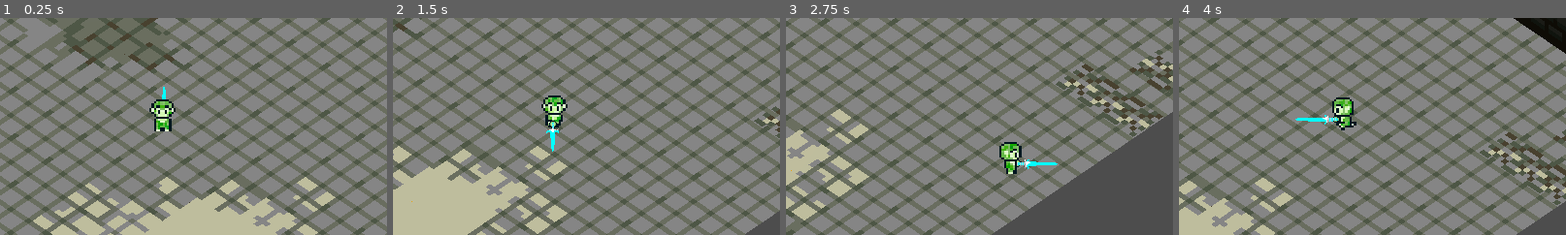
Above: before the commit, frames 1-4 (left to right).
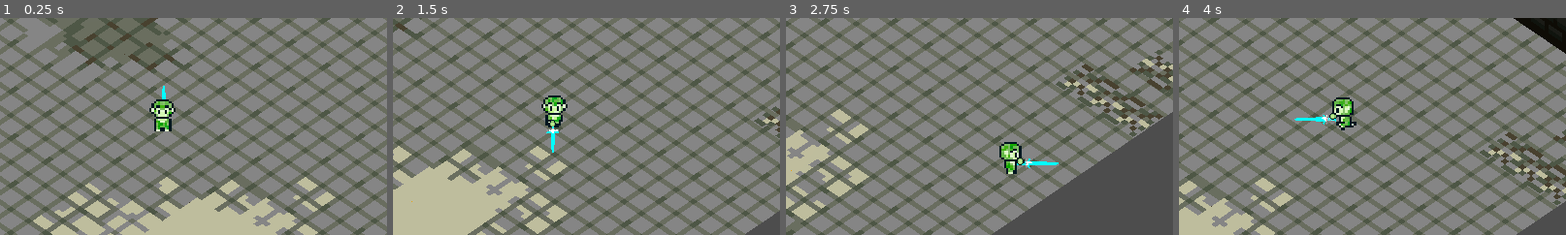
Above: after the commit, the same moments.

Repository: karuBeL/Diplomna
Game: Godot game, scene res://World/level.tscn
Two runs of this game, one before a commit and one after it. Both use one fixed random seed, a clock stepped at 60 frames per second and the inputs below. This scene is started directly instead of the project's main scene.
Inputs (mouse positions are % of the whole screen's width and height, from its top left):
- Up to frame 1 (0.25 s): no input
- Up to frame 2 (1.5 s): tap Enter at 0.5 s; move the mouse to (72, 45) at 0.52 s; hold D (move_right) 0.53-1.28 s; tap 1 (ability_1) at 0.6 s; move the mouse to (30, 55) at 1.27 s; hold S (move_backwards, bound only before the commit) from 1.28 s (still down); tap 2 (ability_2) at 1.35 s
- Up to frame 3 (2.75 s): move the mouse to (60, 28) at 2.02 s; release S (move_backwards, bound only before the commit) at 2.03 s; hold D (move_right) from 2.03 s (still down); tap 3 (ability_3) at 2.1 s
- Up to frame 4 (4 s): move the mouse to (45, 70) at 2.77 s; release D (move_right) at 2.78 s; hold W (move_forwards, bound only before the commit) 2.78-3.53 s; tap 1 (ability_1) at 2.85 s; move the mouse to (80, 65) at 3.52 s; hold A (move_left) from 3.53 s (still down); tap 2 (ability_2) at 3.6 s
The pictures show only the part of the screen within x 29-79%, y 25-75%; the shares and areas given below are measured in that part.

The runs differ from the first frame. In frame 1, less than 0.1% of the frame differs, in the area x 41-43%, y 31-36%; in frame 2, less than 0.1%; in frame 3, 0.1%; in frame 4, 0.1%, in the area x 29-42%, y 43-50%.
Error in both runs: Invalid access to property or key '0' on a base object of type 'Nil'. (res://Entities/Player/player.gd:7)

Commit message:
Renamed some nodes

Diff:
--- a/Entities/Player/PlayerAbilities/slashbomb/slashbomb.gd
+++ b/Entities/Player/PlayerAbilities/slashbomb/slashbomb.gd
@@ -18,7 +18,7 @@
 	collision = player.get_node("WeaponCollision")
 	weapon = player.get_node("Weapon")
 	playerStateMachine = player.get_node("StateMachine")
-	sword_model = player.get_node("Weapon/swordidk")
+	sword_model = player.get_node("Weapon/Sword")
 
 
 func explode():
--- a/Entities/Player/States/Dash.gd
+++ b/Entities/Player/States/Dash.gd
@@ -1,6 +1,6 @@
 extends PlayerState
 
-@onready var dash_timer : Timer = $"../../Timer"
+@onready var dash_timer : Timer = $"../../DashTimer"
 var speed_value = 40
 var target_position
 var direction
--- a/Entities/Player/States/DashBomb.gd
+++ b/Entities/Player/States/DashBomb.gd
@@ -1,6 +1,6 @@
 extends PlayerState
 
-@onready var dash_timer : Timer = $"../../Timer"
+@onready var dash_timer : Timer = $"../../DashTimer"
 var target_position
 var speed_value = 35
 var from_position = Vector3.ZERO
--- a/Entities/Player/States/DashSlash.gd
+++ b/Entities/Player/States/DashSlash.gd
@@ -1,6 +1,6 @@
 extends PlayerState
 
-@onready var dash_timer : Timer = $"../../Timer"
+@onready var dash_timer : Timer = $"../../DashTimer"
 @onready var collision : Area3D = $"../../DashSlashColl"
 
 var speed_value = 40
--- a/Entities/Player/States/Idle.gd
+++ b/Entities/Player/States/Idle.gd
@@ -9,7 +9,7 @@
 	pass
 
 func update(_delta: float) -> void:
-	var movement_dir = Input.get_vector("move_forwards", "move_backwards", "move_right", "move_left")
+	var movement_dir = Input.get_vector("move_forward", "move_backward", "move_right", "move_left")
 	if Input.is_action_just_pressed("ability_1"):
 		state_machine.transition_to("executeAbility", {"index" : 0})
 	elif Input.is_action_just_pressed("ability_2"):
--- a/Entities/Player/States/Run.gd
+++ b/Entities/Player/States/Run.gd
@@ -26,9 +26,10 @@
 	elif Input.is_action_just_pressed("ability_3"):
 		state_machine.transition_to("executeAbility", {"index" : 2})
 
-	var movement_dir = Input.get_vector("move_forwards", "move_backwards", "move_right", "move_left")
+	var movement_dir = Input.get_vector("move_forward", "move_backward", "move_right", "move_left")
 	var direction = (player.transform.basis * Vector3(movement_dir.x, 0, movement_dir.y)).normalized()
 	direction = direction.rotated(Vector3.UP, -PI/4)
+
 	if movement_dir == Vector2.ZERO:
 		$"../../AnimatedSprite3D".stop()
 		state_machine.transition_to("Idle", {"angle": anim})
@@ -41,13 +42,8 @@
 		$"../../Weapon".rotation.y = -snapped_angle + PI
 
 	if direction:
-		player.velocity.x = direction.x * player.speed
-		player.velocity.z = direction.z * player.speed
-		#print(player.velocity.z)
-		#print(player.velocity.x)
-
+		player.velocity = direction * player.speed
 	else:
-		player.velocity.x = move_toward(player.velocity.x, 0, player.speed)
-		player.velocity.z = move_toward(player.velocity.z , 0, player.speed)
+		player.velocity = Vector3.ZERO
 
 	player.move_and_slide()
--- a/Entities/Player/player.tscn
+++ b/Entities/Player/player.tscn
@@ -21,9 +21,6 @@
 [sub_resource type="BoxShape3D" id="BoxShape3D_pb3c2"]
 size = Vector3(1, 1.5, 1)
 
-[sub_resource type="SphereShape3D" id="SphereShape3D_7lv4t"]
-radius = 1.5
-
 [sub_resource type="ShaderMaterial" id="ShaderMaterial_anw6g"]
 render_priority = 1
 shader = ExtResource("2_eqgjo")
@@ -322,6 +319,9 @@
 
 [sub_resource type="SphereShape3D" id="SphereShape3D_30m38"]
 radius = 4.0
+
+[sub_resource type="SphereShape3D" id="SphereShape3D_7lv4t"]
+radius = 1.5
 
 [sub_resource type="Animation" id="Animation_ka8dl"]
 length = 0.001
@@ -381,24 +381,13 @@
 
 [node name="GetHitTimer" type="Timer" parent="."]
 
-[node name="Timer" type="Timer" parent="."]
+[node name="DashTimer" type="Timer" parent="."]
 wait_time = 0.15
 one_shot = true
 
 [node name="CollisionShape3D" type="CollisionShape3D" parent="."]
 transform = Transform3D(1, 0, 0, 0, 1, 0, 0, 0, 1, 0, 1, 0)
 shape = SubResource("BoxShape3D_pb3c2")
-
-[node name="DashSlashColl" type="Area3D" parent="."]
-collision_layer = 0
-collision_mask = 2
-input_ray_pickable = false
-monitoring = false
-monitorable = false
-
-[node name="CollisionShape3D" type="CollisionShape3D" parent="DashSlashColl"]
-transform = Transform3D(1, 0, 0, 0, 1, 0, 0, 0, 1, 0, 0.942541, 0)
-shape = SubResource("SphereShape3D_7lv4t")
 
 [node name="AnimatedSprite3D" type="AnimatedSprite3D" parent="."]
 transform = Transform3D(1, 0, 0, 0, 1, 0, 0, 0, 1, 0.004, 0.8, -0.001)
@@ -406,6 +395,7 @@
 cast_shadow = 0
 pixel_size = 0.1
 billboard = 1
+alpha_cut = 3
 texture_filter = 0
 render_priority = 2
 sprite_frames = SubResource("SpriteFrames_xd6d7")
@@ -423,20 +413,22 @@
 transform = Transform3D(1, 0, 2.98023e-08, 0, 1, 0, -2.98023e-08, 0, 1, 0, 0.718, 0)
 
 [node name="AbilitySpawn" type="Node3D" parent="Weapon"]
-transform = Transform3D(1, 0, -2.98023e-08, 0, 1, 0, 2.98023e-08, 0, 1, -1.20067, -0.718, -1.33457)
-
-[node name="swordidk" parent="Weapon" instance=ExtResource("14_7nig0")]
-transform = Transform3D(0.707107, -0.707107, 3.09086e-08, 0, -4.37114e-08, -1, 0.707107, 0.707107, -3.09086e-08, -0.777665, -0.266863, -1.03784)
+transform = Transform3D(1, 0, 0, 0, 1, 0, 0, 0, 1, -1.20067, 0.416146, -1.33457)
+top_level = true
+
+[node name="Sword" parent="Weapon" instance=ExtResource("14_7nig0")]
+transform = Transform3D(0.707107, -0.707107, 3.09086e-08, 0, -4.37114e-08, -1, 0.707107, 0.707107, -3.09086e-08, -0.825771, -0.249812, -1.07813)
 
 [node name="Hand" type="Node3D" parent="Weapon"]
-transform = Transform3D(1, 0, 0, 0, 1, 0, 0, 0, 1, -0.162832, 0, -0.413692)
+transform = Transform3D(1, 0, 0, 0, 1, 0, 0, 0, 1, -0.238615, -0.0100917, -0.529465)
 
 [node name="Sprite3D" type="Sprite3D" parent="Weapon/Hand"]
-transform = Transform3D(1, 0, 0, 0, 1, 0, 0, 0, 1, -0.0934725, -0.250956, 0.0730022)
+transform = Transform3D(1, 0, 0, 0, 1, 0, 0, 0, 1, -0.0934726, -0.0938327, 0.0730022)
 pixel_size = 0.05
 billboard = 1
+alpha_cut = 2
 texture_filter = 0
-render_priority = 2
+render_priority = 1
 texture = ExtResource("2_t42ne")
 region_enabled = true
 region_rect = Rect2(72, 51, 7, 7)
@@ -448,12 +440,6 @@
 
 [node name="KnockbackCollision" type="CollisionShape3D" parent="Knockback"]
 shape = SubResource("SphereShape3D_30m38")
-
-[node name="AbilityAnimation" type="AnimationPlayer" parent="."]
-libraries = {
-"": SubResource("AnimationLibrary_bd20m")
-}
-speed_scale = 0.7
 
 [node name="KnockbackSprite" type="Sprite3D" parent="."]
 transform = Transform3D(1, 0, 0, 0, -4.37114e-08, -1, 0, 1, -4.37114e-08, 0, 0.203572, 8.89841e-09)
@@ -465,6 +451,23 @@
 vframes = 4
 frame = 18
 
+[node name="DashSlashColl" type="Area3D" parent="."]
+collision_layer = 0
+collision_mask = 2
+input_ray_pickable = false
+monitoring = false
+monitorable = false
+
+[node name="CollisionShape3D" type="CollisionShape3D" parent="DashSlashColl"]
+transform = Transform3D(1, 0, 0, 0, 1, 0, 0, 0, 1, 0, 0.942541, 0)
+shape = SubResource("SphereShape3D_7lv4t")
+
+[node name="AbilityAnimation" type="AnimationPlayer" parent="."]
+libraries = {
+"": SubResource("AnimationLibrary_bd20m")
+}
+speed_scale = 0.7
+
 [node name="StateMachine" type="Node" parent="." node_paths=PackedStringArray("state")]
 script = ExtResource("6_tcnnh")
 state = NodePath("Idle")
--- a/project.godot
+++ b/project.godot
@@ -43,12 +43,12 @@
 
 [input]
 
-move_forwards={
+move_forward={
 "deadzone": 0.5,
 "events": [Object(InputEventKey,"resource_local_to_scene":false,"resource_name":"","device":-1,"window_id":0,"alt_pressed":false,"shift_pressed":false,"ctrl_pressed":false,"meta_pressed":false,"pressed":false,"keycode":0,"physical_keycode":87,"key_label":0,"unicode":119,"echo":false,"script":null)
 ]
 }
-move_backwards={
+move_backward={
 "deadzone": 0.5,
 "events": [Object(InputEventKey,"resource_local_to_scene":false,"resource_name":"","device":-1,"window_id":0,"alt_pressed":false,"shift_pressed":false,"ctrl_pressed":false,"meta_pressed":false,"pressed":false,"keycode":0,"physical_keycode":83,"key_label":0,"unicode":115,"echo":false,"script":null)
 ]
